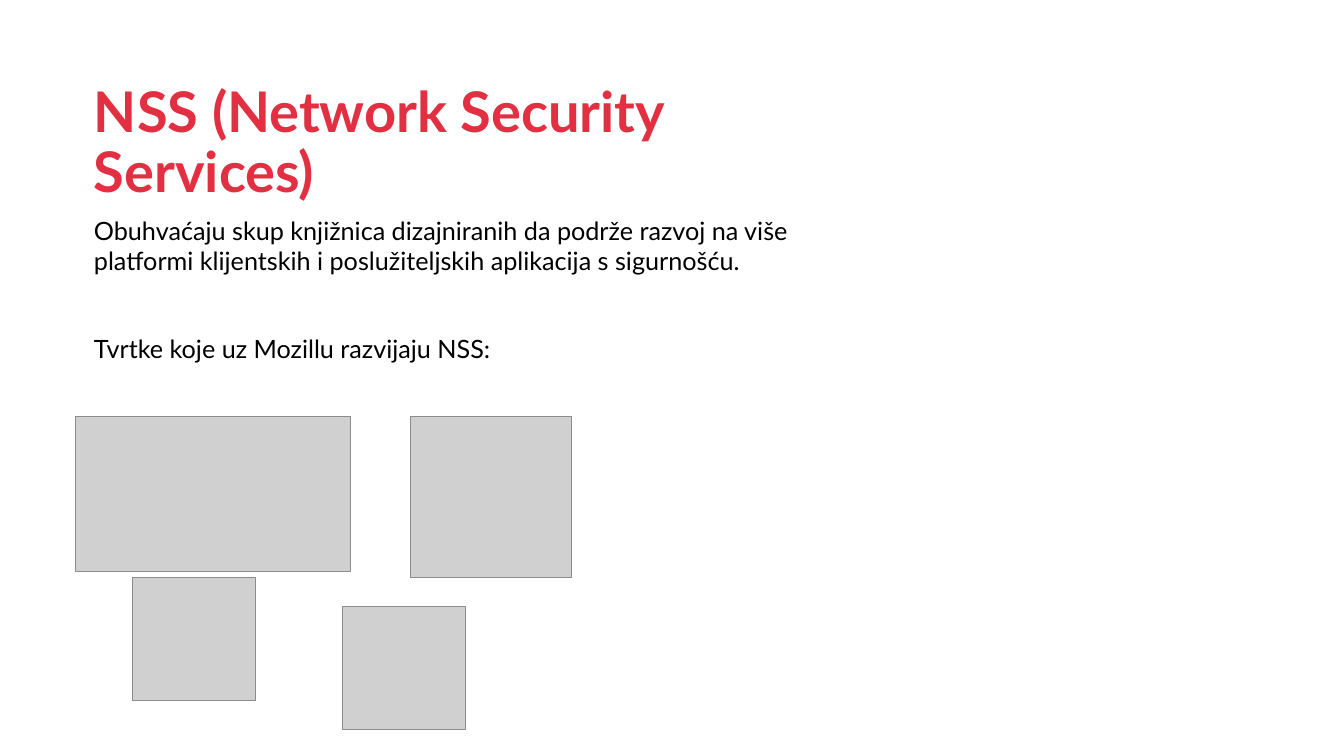
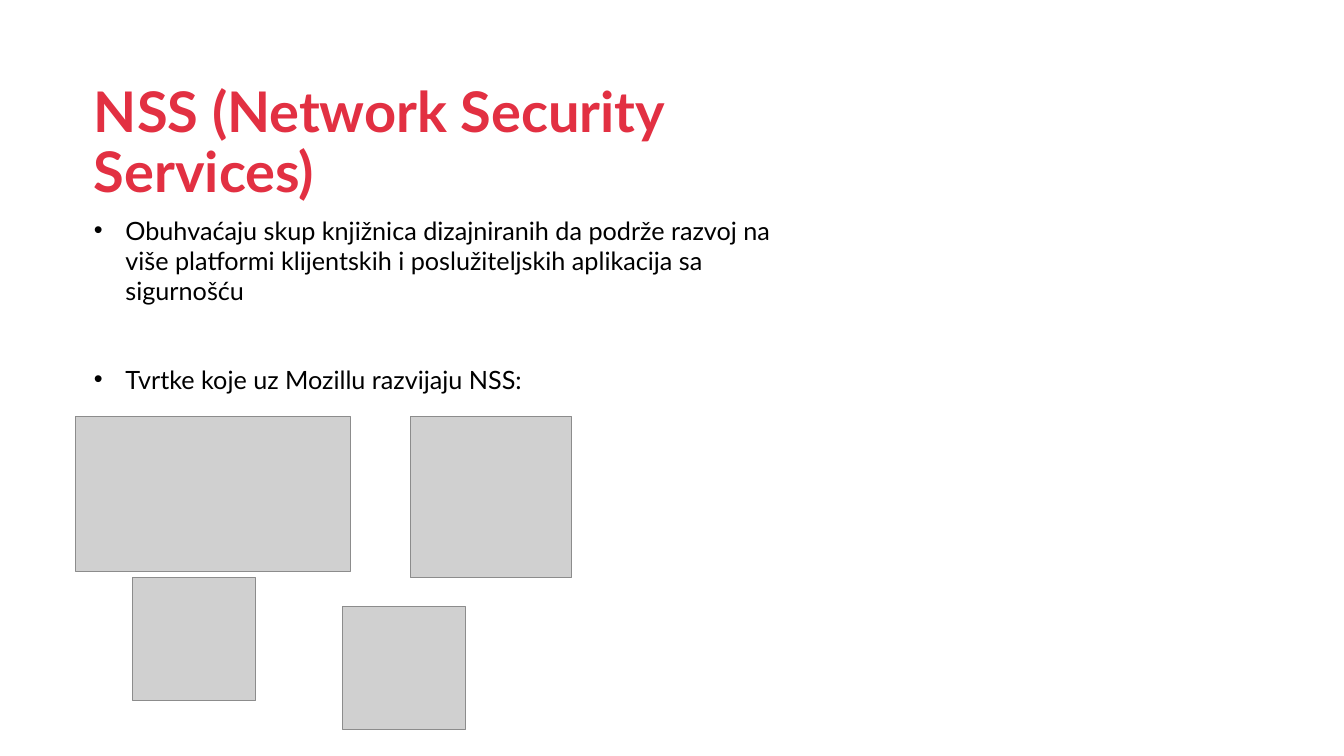
Before and after one commit to CvetkovskiIvor/ProgramskoInzenjerstvoSeminar, a slide deck: slide 18 of Open Source Prezentacija.pptx. Drawn at 1344x756 pixels with LibreOffice and Linux fonts; fonts in the diff are those of the drawing; grey boxes stand for pictures; background and template pictures are left out. Boxes give left, top, right and bottom in pixels: in the first picture for what was removed or moved away, otherwise in the second. Text is boxed around its words. In the diff, an @@ line names an element or a change of style, - is before the commit and + after.

```diff
--- a/Open Source Prezentacija.pptx
+++ b/Open Source Prezentacija.pptx
@@ text at [125,221,770,305]: text changed @@
-Obuhvaćaju skup knjižnica dizajniranih da podrže razvoj na više platformi klijentskih i poslužiteljskih aplikacija s sigurnošću.
+• Obuhvaćaju skup knjižnica dizajniranih da podrže razvoj na više platformi klijentskih i poslužiteljskih aplikacija sa sigurnošću
@@ text at [125,370,522,393]: bullet none to • @@
```
Also in this commit, not shown: 24 other slides changed, 1 slide removed.
